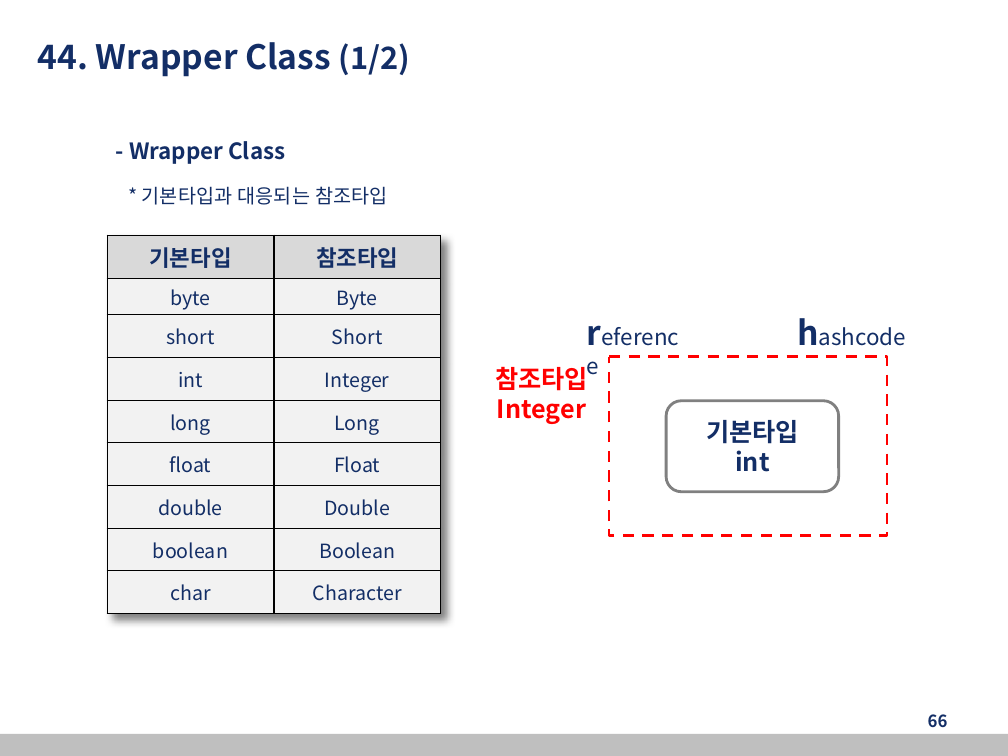
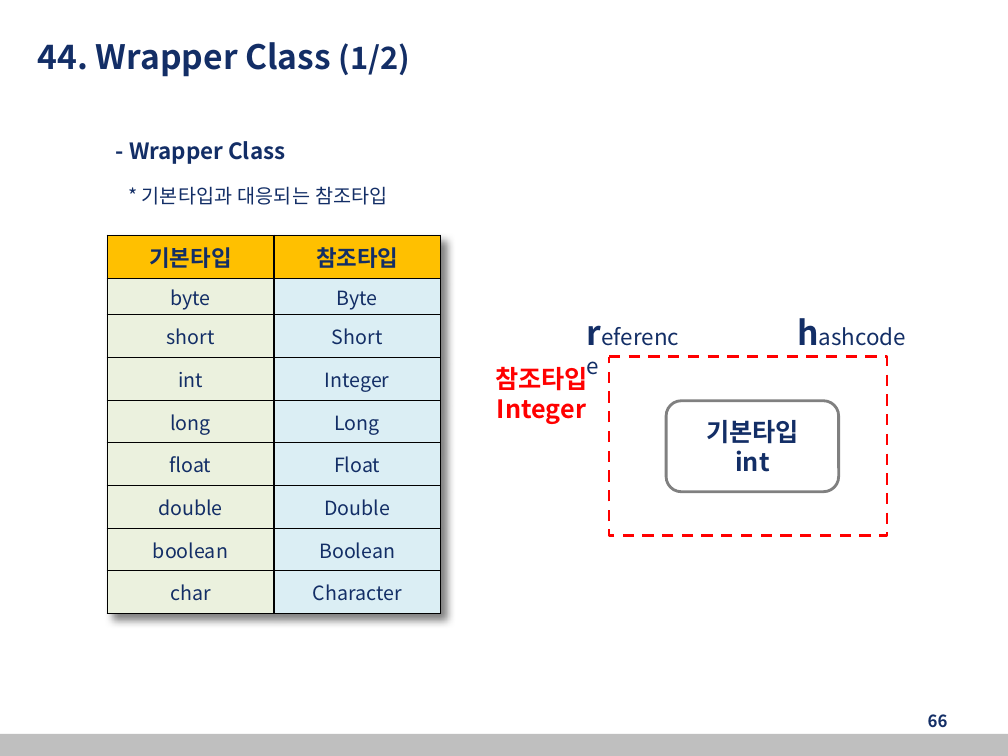
Before and after one commit to kang99king3/back-end_edu20221230, a slide deck: slide 66 of 자바교안_20221230.pptx. Drawn at 1008x756 pixels with LibreOffice and Linux fonts; fonts in the diff are those of the drawing. Boxes give left, top, right and bottom in pixels: in the first picture for what was removed or moved away, otherwise in the second. Text is boxed around its words. In the diff, an @@ line names an element or a change of style, - is before the commit and + after.

```diff
--- a/자바교안_20221230.pptx
+++ b/자바교안_20221230.pptx
@@ table at [107,235,439,613] @@
@@ fill #D9D9D9 to #FFC000 in row 1 @@
@@ fill #F2F2F2 to #EBF1DE in 8 cells @@
@@ fill #F2F2F2 to #DBEEF4 in 8 cells @@
```
Also in this commit, not shown: 49 other slides changed.
